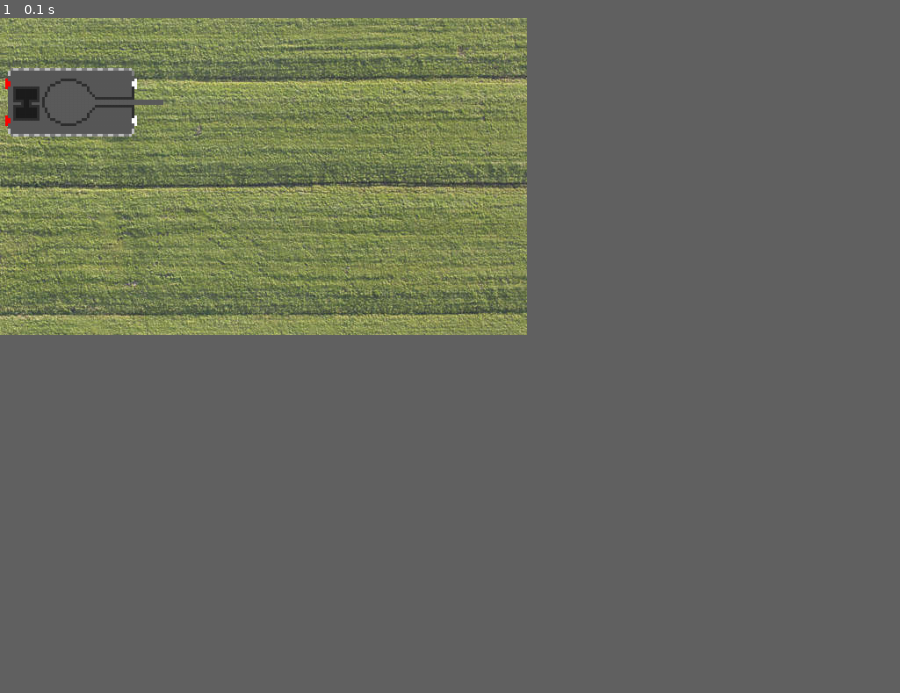
Above: before the commit, frame 1.
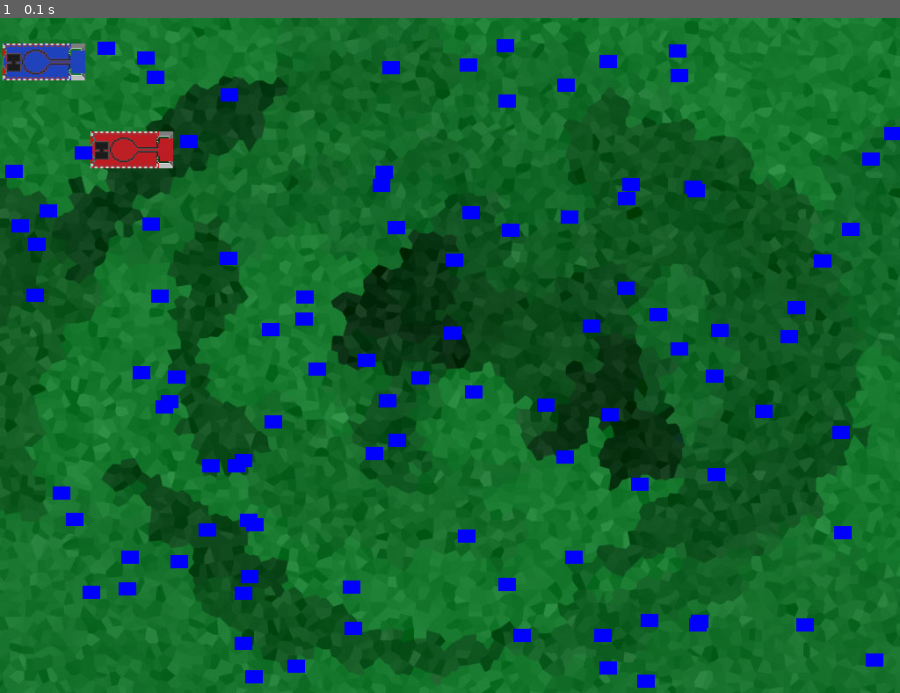
Above: after the commit, the same moment.

Repository: sd18spring/InteractiveProgramming
Game: pygame game, started from Rote_test.py
The game is run twice, just before and just after one commit, with the same random seed, the same clock (stepped at 60 frames per second) and the same inputs.
Inputs:
- Up to frame 1 (0.1 s): no input
In our replay, the window is 527x317 before the commit and 900x675 after it. These sizes can differ from the game's own. Grey fills any space a smaller window leaves; there, only what the larger window draws over its background counts as a difference.

The runs differ from the first frame. In frame 1, 98% of the frame differs, in the area x 0-100%, y 0-100%.

Commit message:
complete

Diff:
--- a/Rote_test.py
+++ b/Rote_test.py
@@ -2,43 +2,40 @@
 from pygame.locals import *
 from math import *
 import time
+import random
 
 # Define some colors
 WHITE = (255, 255, 255) # have no idea what it does
 BLACK = (0, 0, 0) # need to keep
-
+BLUE = (0, 0, 255)
 # Call this function so the Pygame library can initialize itself
 pygame.init()
 
 # Create an 800x600 sized screen
-screen = pygame.display.set_mode([600, 361])
+screen = pygame.display.set_mode([1024,768])
 
 clock = pygame.time.Clock() # I sure this controls the time the game (how faster the puase is at the bottom)
 
 class Player(pygame.sprite.Sprite): # player object right now is confusing do it postion here but not being used
     """ Encodes the state of the paddle in the game """
-    def __init__(self):
+    def __init__(self,filename, a, b):
         """ Initialize the player and position (x,y) """
         super().__init__()
 
-        #self.x = 30
-        #self.y = 30
+
         self.angle = 0
-        self.old_angle = 0
-        self.image = pygame.image.load("top_down_tank-8hkMRt.png").convert() #image goes here
-        self.image.set_colorkey(BLACK)
+        self.image = pygame.image.load(filename).convert() #image goes here
+        self.image.set_colorkey(WHITE)
 
         self.rect = self.image.get_rect()
-        self.rect.x = 0;
-        self.rect.y = 0;
+        self.rect.x = a;
+        self.rect.y = b;
 
     def update(self):# this may work idk yet
         """ update the state of the paddle """
-        #self.rect.x += self.x
-        # self.rect.y += self.y
-        #self.image_dom = pygame.transform.rotate(self.image, self.angle)
-        self.image = rot_center(self.image, self.angle - self.old_angle)
-        self.old_angle=self.angle
+
+        self.image_dom = rot_center(self.image, self.angle)
+
     def __str__(self):
         return "Player, x=%f, y=%f" % (self.x, self.y)
 
@@ -51,11 +48,10 @@
         self.image = pygame.Surface([4, 10])
         self.image.fill(WHITE)
 
-        #self.player = Player
+
 
         self.speed = 5
-        #self.x = self.player.x
-        #self.y = self.player.y
+
         self.angle = angle
 
         self.rect = self.image.get_rect()
@@ -67,38 +63,67 @@
         """ Move the bullet. """
         self.rect.x += self.speed * cos(radians(-self.angle+3))
         self.rect.y += self.speed * sin(radians(-self.angle+3))
-        #screen.blit(bullet.image, [self.x, self.y])
+
+class Block(pygame.sprite.Sprite):
+    """ This class represents the block. """
+    def __init__(self, color):
+        # Call the parent class (Sprite) constructor
+        super().__init__()
+
+        self.image = pygame.Surface([20, 15])
+        self.image.fill(color)
+
+        self.rect = self.image.get_rect()
 
 class PyGameKeyboardController(object): #works well a little jumpy maybe use vx
     """ Handles keyboard input for brick breaker """
     def __init__(self):
-       #self.model = model
+
        self.x = 0
        self.y = 0
-       #self.Player = Player
+       self.j =0
        self.i =0
-    def handle_event(self, event, Player):
+    def handle_event1(self, event, Player):
         """ Left and right presses modify the x velocity of the paddle """
         #link for event.key https://www.pygame.org/docs/ref/key.html
-
         if event.type != KEYDOWN:
             return
         if event.key == pygame.K_a:
-            Player.rect.x += -10
+            Player.rect.x += -2
         if event.key == pygame.K_d:
-            Player.rect.x += 10
+            Player.rect.x += 2
         if event.key == pygame.K_w:
-            Player.rect.y += -10
+            Player.rect.y += -2
         if event.key == pygame.K_s:
-            Player.rect.y += 10
+            Player.rect.y += 2
         if event.key == pygame.K_q:
             Player.angle += 1 %360
         if event.key == pygame.K_e:
             Player.angle += -1 %360
         if event.key == pygame.K_2:
             self.i +=1
-            print(self.i)
-            print('pew')
+
+    def handle_event2(self, event, Player):
+        """ Left and right presses modify the x velocity of the paddle """
+        #link for event.key https://www.pygame.org/docs/ref/key.html
+        if event.type != KEYDOWN:
+            return
+        if event.key == pygame.K_j:
+            Player.rect.x += -2
+        if event.key == pygame.K_l:
+            Player.rect.x += 2
+        if event.key == pygame.K_i:
+            Player.rect.y += -2
+        if event.key == pygame.K_k:
+            Player.rect.y += 2
+        if event.key == pygame.K_u:
+            Player.angle += 1 %360
+        if event.key == pygame.K_o:
+            Player.angle += -1 %360
+        if event.key == pygame.K_8:
+            self.j +=1
+
+
 
 # Before the loop, load the sounds:
 #click_sound = pygame.mixer.Sound("laser5.ogg")
@@ -114,20 +139,34 @@
 
 
 all_sprites_list = pygame.sprite.Group()
-
+block_list = pygame.sprite.Group()
+bullet_list = pygame.sprite.Group()
 # Set positions of graphics
 background_position = [0, 0]
 
 # Load and set up graphics only back grond
-background_image = pygame.image.load("GrassBackground.jpg").convert()
-#all_sprites_list.add(background_image)
+background_image = pygame.image.load("NewBackground.jpg").convert()
+
+for i in range(100):
+    # This represents a block
+    block = Block(BLUE)
+
+    # Set a random location for the block 1024,768
+    block.rect.x = random.randrange(1024)
+    block.rect.y = random.randrange(768)
+
+    # Add the block to the list of objects
+    block_list.add(block)
+    all_sprites_list.add(block)
 
 
 
 clock = pygame.time.Clock()
 
-player = Player()
-all_sprites_list.add(player)
+score = 0
+player1 = Player("BlueTank.png", 0, 0)
+player2 = Player("RedTank.png", 100, 100)
+#all_sprites_list.add(player)
 controller = PyGameKeyboardController()
 done = False
 
@@ -141,19 +180,42 @@
     screen.blit(background_image, background_position)
 
 
-    controller.handle_event(event,player)
-    player.update()
+    controller.handle_event1(event,player1)
+    controller.handle_event2(event,player2)
+    player1.update()
+    player2.update()
     all_sprites_list.update()
+
     if controller.i > 0:
-        bullet = Bullet(player.angle,player.rect.center[0],player.rect.center[1])
+        bullet = Bullet(player1.angle,player1.rect.center[0],player1.rect.center[1])
         all_sprites_list.add(bullet)
-
-        #screen.blit(bullet.image, [bullet.x, bullet.y])
+        bullet_list.add(bullet)
         controller.i += -1
-    #player.image1 = pygame.transform.rotate(player.image, 10)
-    #player.image = rot_center(player.image, 1)
-    # Copy image to screen:
-    #screen.blit(player.image_dom, [player.rect.x, player.rect.y])
+    if controller.j > 0:
+        bullet = Bullet(player2.angle,player2.rect.center[0],player2.rect.center[1])
+        all_sprites_list.add(bullet)
+        bullet_list.add(bullet)
+        controller.j += -1
+
+
+    screen.blit(player1.image_dom, [player1.rect.x, player1.rect.y])
+    screen.blit(player2.image_dom, [player2.rect.x, player2.rect.y])
+    for bullet in bullet_list:
+
+        # See if it hit a block
+        block_hit_list = pygame.sprite.spritecollide(bullet, block_list, True)
+
+        # For each block hit, remove the bullet and add to the score
+        for block in block_hit_list:
+            bullet_list.remove(bullet)
+            all_sprites_list.remove(bullet)
+            score += 1
+            print(score)
+
+        # Remove the bullet if it flies up off the screen
+        if bullet.rect.y < -10:
+            bullet_list.remove(bullet)
+            all_sprites_list.remove(bullet)
 
     all_sprites_list.draw(screen)
     pygame.display.flip()
--- a/Test.py
+++ b/Test.py
@@ -51,20 +51,23 @@
        #self.model = model
        self.x = 0
        self.y = 0
-
+       self.l = self.l
+       self.d = self.d
+       self.u = self.u
+       self.r = self.r
     def handle_event(self,event):
         """ Left and right presses modify the x velocity of the tank """
         #link for event.key https://www.pygame.org/docs/ref/key.html
 
         if event.type != KEYDOWN:
             return
-        if event.key == pygame.l:
+        if event.key == self.l:
             self.x += -10
-        if event.key == pygame.r:
+        if event.key == self.r:
             self.x += 10
-        if event.key == pygame.u:
+        if event.key == self.u:
             self.y += -10
-        if event.key == pygame.d:
+        if event.key == self.d:
             self.y += 10
 # Before the loop, load the sounds:
 #click_sound = pygame.mixer.Sound("laser5.ogg")
@@ -78,8 +81,8 @@
 # player_image.set_colorkey(BLACK)
 
 clock = pygame.time.Clock()
-controller1 = PyGameKeyboardController(K_UP, K_DOWN, K_LEFT, K_RIGHT)
-controller2 = PyGameKeyboardController(K_w, K_s, K_a, K_d)
+controller1 = PyGameKeyboardController(pygame.K_UP, pygame.K_DOWN, pygame.K_LEFT, pygame.K_RIGHT)
+controller2 = PyGameKeyboardController('K_w', 'K_s', 'K_a', 'K_d')
 
 player1 = Player("BlueTank.png", 0, 0)
 player2 = Player("RedTank.png", 100, 100)
